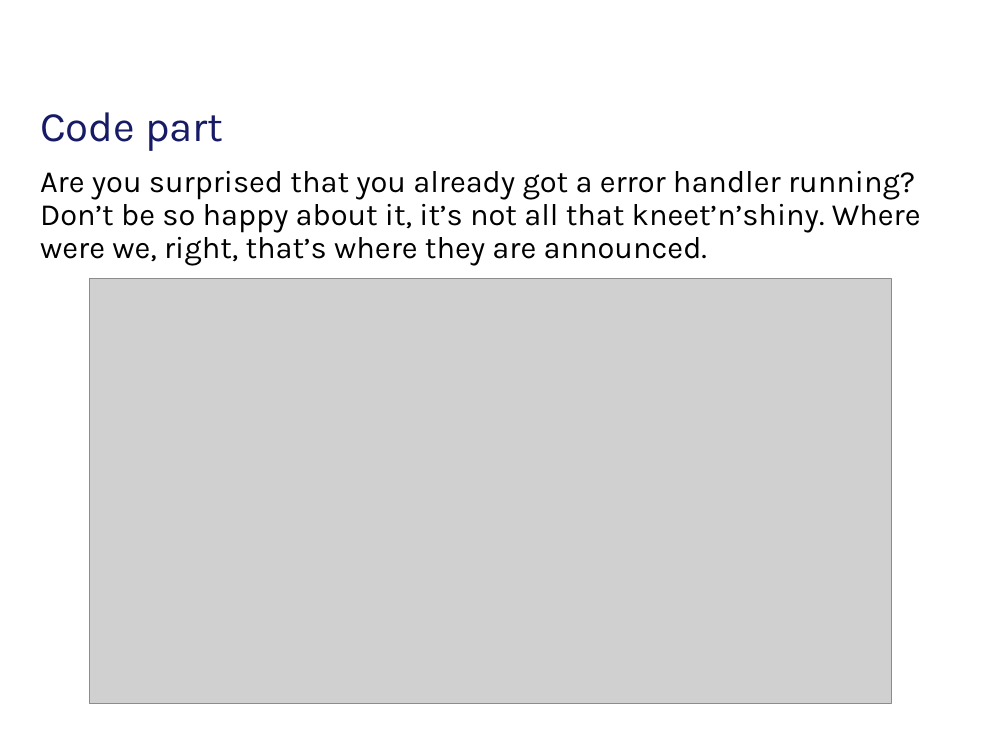
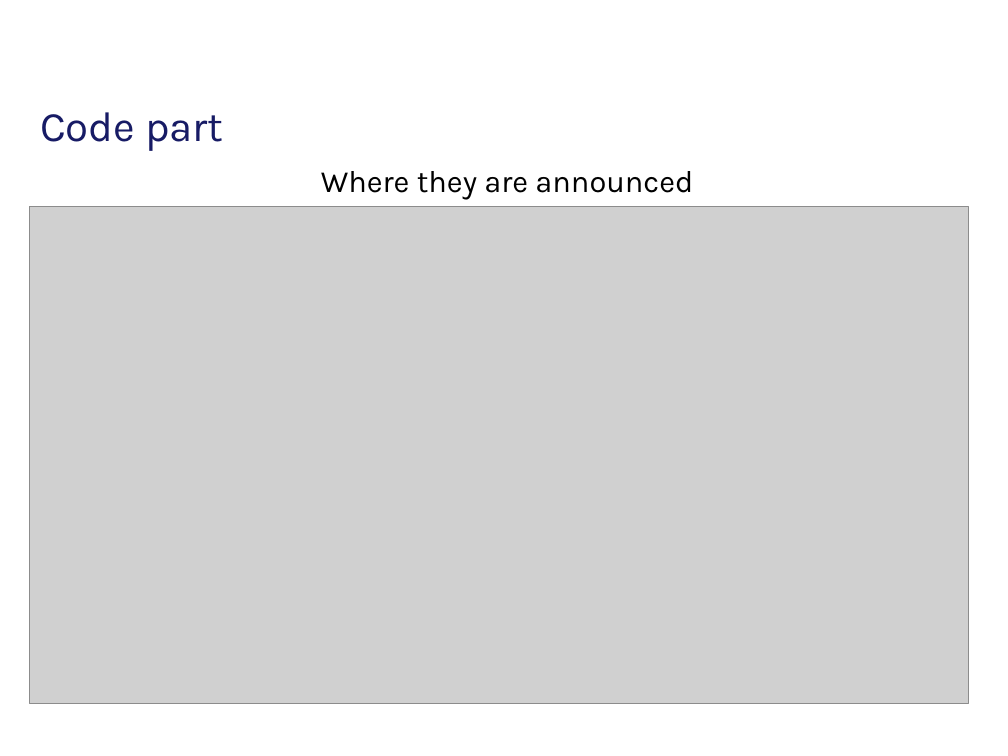
Before and after one commit to tarasiscom/Lv-273, a slide deck: slide 4 of education/Exception_Handling_In_Core_Puhach_Ivan.pptx. Drawn at 1008x756 pixels with LibreOffice and Linux fonts; fonts in the diff are those of the drawing; grey boxes stand for pictures; background and template pictures are left out. Boxes give left, top, right and bottom in pixels: in the first picture for what was removed or moved away, otherwise in the second. Text is boxed around its words. In the diff, an @@ line names an element or a change of style, - is before the commit and + after.

```diff
--- a/education/Exception_Handling_In_Core_Puhach_Ivan.pptx
+++ b/education/Exception_Handling_In_Core_Puhach_Ivan.pptx
@@ text at <box>321,171,693,200</box>: text changed @@
-Are you surprised that you already got a error handler running? Don’t be so happy about it, it’s not all that kneet’n’shiny. Where were we, right, that’s where they are announced.
+Where they are announced
@@ picture: place and size @@
-picture at <box>90,278,891,703</box>
+picture at <box>30,207,969,704</box>
```
Also in this commit, not shown: 3 other slides changed, 3 slides added, 1 slide removed.
